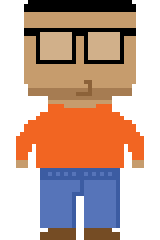
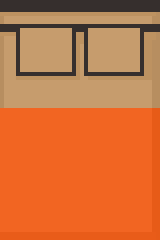
Revision of a layered 160×240 image; what changed, layer by layer:
removed layer "Rectangle 2" (was 20%) over left=88, top=32, right=120, bottom=60
removed layer "Rectangle 1" (was 20%) over left=40, top=32, right=72, bottom=60
renamed "body" to "Layer 1", painted on it over left=0, top=0, right=160, bottom=240
removed layer "head" over left=24, top=0, right=136, bottom=100
